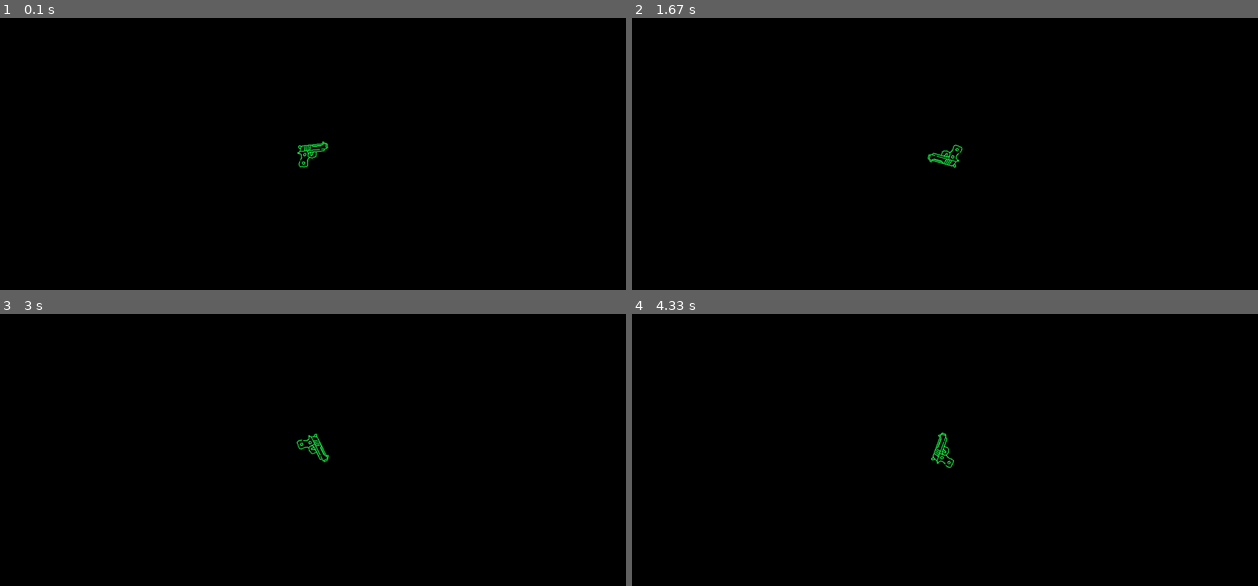
Above: before the commit, frames 1-4 (two rows, left to right).
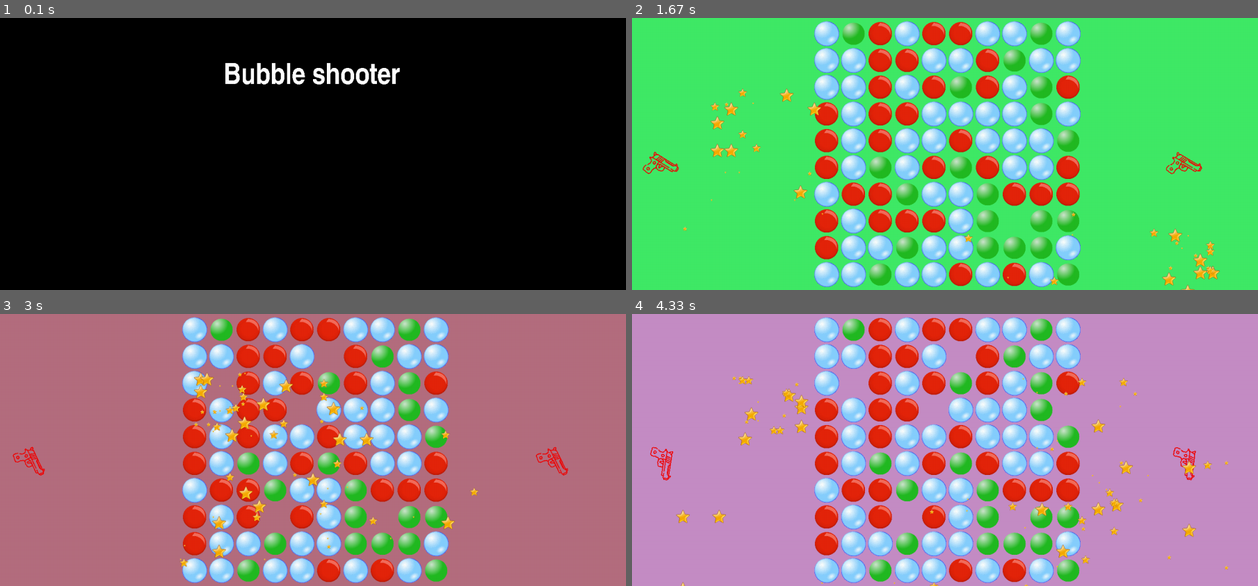
Above: after the commit, the same moments.

Repository: VorchukOleg/Project-pygame
Game: pygame game, started from rabota.py
The game is run twice, just before and just after one commit, with the same random seed, the same clock (stepped at 60 frames per second) and the same inputs.
Inputs (mouse positions are in pixels of both pictures, inside the frame that each line leads up to):
- Up to frame 1 (0.1 s): no input
- Up to frame 2 (1.67 s): click (945, 154) at 0.38 s; click (1007, 213) at 0.72 s; click (750, 113) at 1.05 s; click (1176, 249) at 1.38 s
- Up to frame 3 (3 s): click (325, 357) at 1.72 s; click (281, 520) at 2.05 s; click (294, 403) at 2.38 s; click (225, 392) at 2.72 s
- Up to frame 4 (4.33 s): click (1107, 425) at 3.05 s; click (1139, 444) at 3.38 s; click (1076, 401) at 3.72 s; click (763, 398) at 4.05 s

The runs differ from the first frame. In frame 1, 1.3% of the frame differs, in the area x 36-64%, y 16-56%; in frame 2, 100%, in the area x 0-100%, y 0-100%; in frame 3, 100%; in frame 4, 100%.

Commit message:
changes to class Gun

Diff:
--- a/rabota.py
+++ b/rabota.py
@@ -92,58 +92,76 @@
         clock.tick(FPS)
 
 
-class Gun(pygame.sprite.Sprite):
-    def blitRotate(surf, image, pos, originPos, angle):
-
-        image_rect = image.get_rect(topleft=(pos[0] - originPos[0], pos[1] - originPos[1]))
-        offset_center_to_pivot = pygame.math.Vector2(pos) - image_rect.center
-
-        rotated_offset = offset_center_to_pivot.rotate(-angle)
-
-        rotated_image_center = (pos[0] - rotated_offset.x, pos[1] - rotated_offset.y)
-
-        rotated_image = pygame.transform.rotate(image, angle)
-        rotated_image_rect = rotated_image.get_rect(center=rotated_image_center)
-
-        surf.blit(rotated_image, rotated_image_rect)
+# class Gun(pygame.sprite.Sprite):
+#     def blitRotate(self, image, pos, origin_pos, angle, surface):
+#         self.surface = surface
+#
+#         image_rect = image.get_rect(topleft=(pos[0] - origin_pos[0], pos[1] - origin_pos[1]))
+#         offset_center_to_pivot = pygame.math.Vector2(pos) - image_rect.center
+#
+#         rotated_offset = offset_center_to_pivot.rotate(-angle)
+#
+#         rotated_image_center = (pos[0] - rotated_offset.x, pos[1] - rotated_offset.y)
+#
+#         rotated_image = pygame.transform.rotate(image, angle)
+#         rotated_image_rect = rotated_image.get_rect(center=rotated_image_center)
+#
+#         self.surface.blit(rotated_image, rotated_image_rect)
+#
+#     def blitRotate2(self, image, topleft, angle):
+#         rotated_image = pygame.transform.rotate(image, angle)
+#         new_rect = rotated_image.get_rect(center=image.get_rect(topleft=topleft).center)
+#
+#         self.surface.blit(rotated_image, new_rect.topleft)
+#         pygame.draw.rect(self.surface, (255, 0, 0), new_rect, 2)
+#
+#     try:
+#         image = pygame.transform.scale(load_image(random.choice(
+#             ['blue.png', 'red.png', 'green.png'])), (70, 70))
+#     except Exception:
+#         text = pygame.font.SysFont('Times New Roman', 50).render('image', False, (255, 255, 0))
+#         image = pygame.Surface((text.get_width() + 1, text.get_height() + 1))
+#         pygame.draw.rect(image, (0, 0, 255), (1, 1, *text.get_size()))
+#         image.blit(text, (1, 1))
+#     w, h = image.get_size()
+#
+#     angle = 0
+#     done = False
+#     while not done:
+#         clock.tick(50)
+#         for event in pygame.event.get():
+#             if event.type == pygame.QUIT:
+#                 done = True
+#
+#         pos = (screen.get_width() / 2, screen.get_height() / 2)
+#
+#         screen.fill(0)
+#         blitRotate(screen, image, pos, (w / 2, h / 2), angle)
+#
+#         angle += 2
+#
+#         pygame.display.flip()
 
 
+class Gun(pygame.sprite.Sprite):
+    def __init__(self, pos, rotate):
+        super().__init__(all_sprites)
+        self.image = pygame.transform.scale(load_image(random.choice(
+            ['blue.png', 'red.png', 'green.png'])), (70, 70))
+        self.origin = self.image
+        self.rect = self.image.get_rect()
+        self.rect.x, self.rect.y = pos
+        self.rotating = rotate
+        self.angle = 0
 
-    def blitRotate2(surf, image, topleft, angle):
-        rotated_image = pygame.transform.rotate(image, angle)
-        new_rect = rotated_image.get_rect(center=image.get_rect(topleft=topleft).center)
+    def update(self):
+        if self.rotating:
+            self.angle = (self.angle - 1) % 360
+            self.rotate()
 
-        surf.blit(rotated_image, new_rect.topleft)
-        pygame.draw.rect(surf, (255, 0, 0), new_rect, 2)
-
-
-    try:
-        image = pygame.transform.scale(load_image(random.choice(
-            ['blue.png', 'red.png', 'green.png'])), (70, 70))
-    except:
-        text = pygame.font.SysFont('Times New Roman', 50).render('image', False, (255, 255, 0))
-        image = pygame.Surface((text.get_width() + 1, text.get_height() + 1))
-        pygame.draw.rect(image, (0, 0, 255), (1, 1, *text.get_size()))
-        image.blit(text, (1, 1))
-    w, h = image.get_size()
-
-    angle = 0
-    done = False
-    while not done:
-        clock.tick(50)
-        for event in pygame.event.get():
-            if event.type == pygame.QUIT:
-                done = True
-
-        pos = (screen.get_width() / 2, screen.get_height() / 2)
-
-        screen.fill(0)
-        blitRotate(screen, image, pos, (w / 2, h / 2), angle)
-
-        angle += 2
-
-
-        pygame.display.flip()
+    def rotate(self):
+        self.image = pygame.transform.rotate(self.origin, self.angle)
+        self.rect = self.image.get_rect(center=self.rect.center)
 
 
 def game():
@@ -152,11 +170,14 @@
     for i in range(10):
         for j in range(10):
             Bubble((400 + i * 60, 0 + j * 60))
+    gun1 = Gun((30, 300), True)
+    gun2 = Gun((1200, 300), False)
     while running:
         for event in pygame.event.get():
             if event.type == pygame.QUIT:
                 running = False
             if event.type == pygame.MOUSEBUTTONDOWN:
+                gun1.rotating, gun2.rotating = gun2.rotating, gun1.rotating
                 r, g, b = random.randint(0, 255), random.randint(0, 255), random.randint(0, 255)
                 create_particles(pygame.mouse.get_pos())
                 for bubble in all_sprites:
